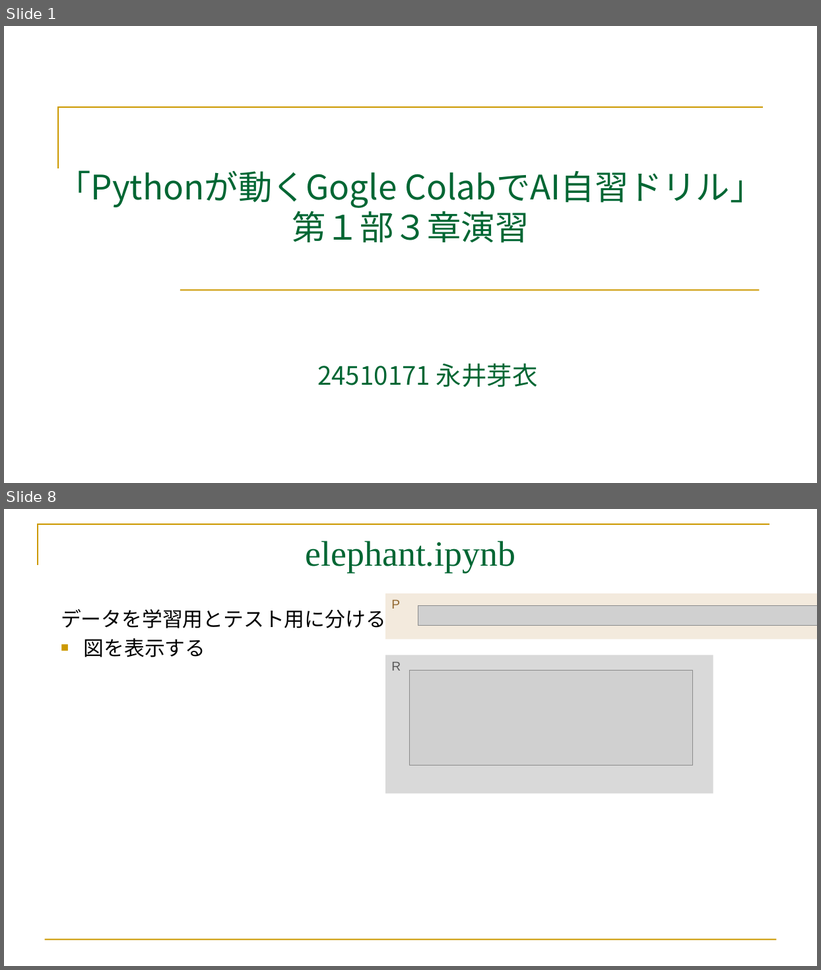
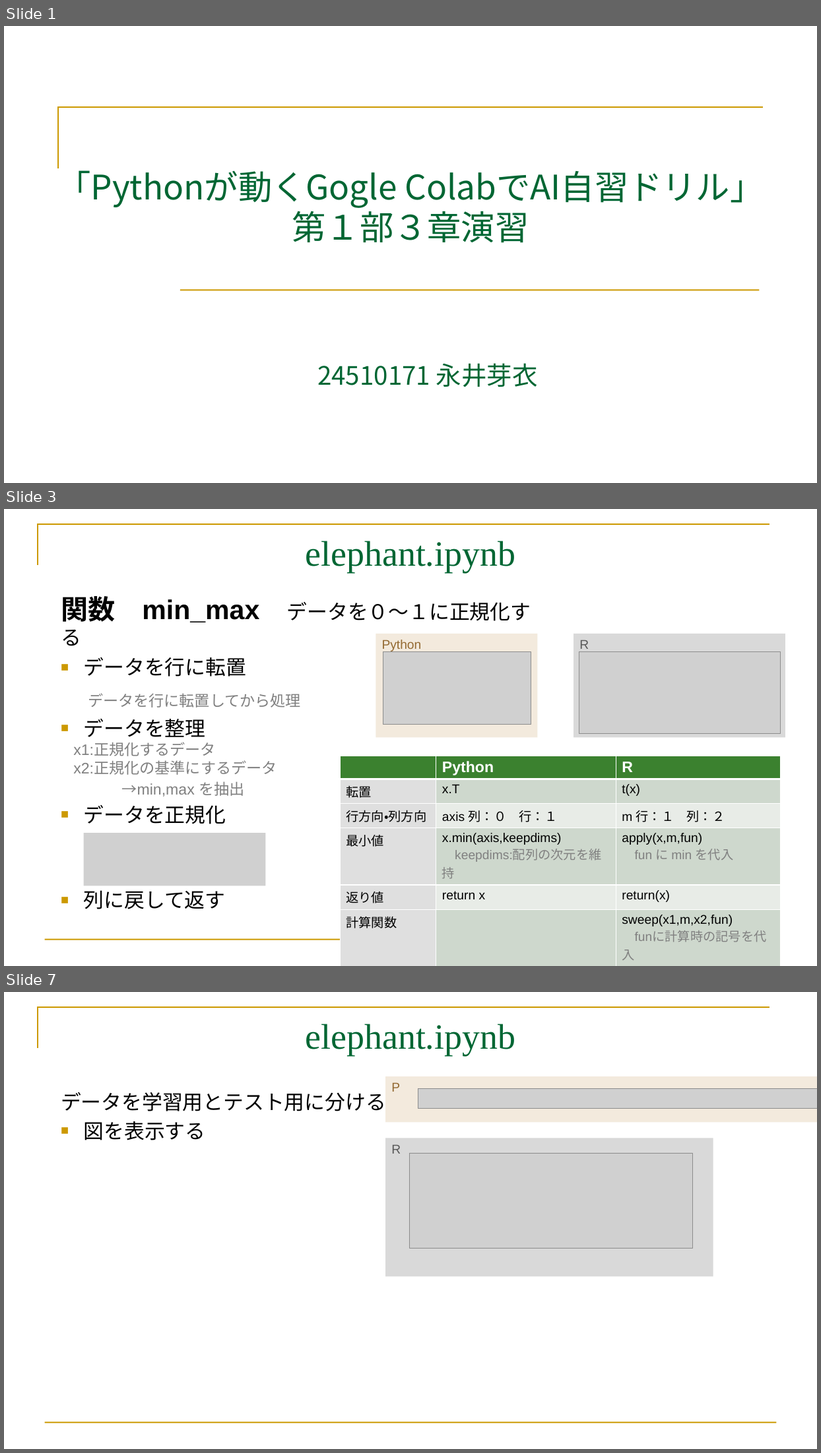
Before and after one commit to mei-517/GoogleColab, a slide deck: GoogleColab.part3.pptx. Shown one above the other, each under a label of ours: slides 1 and 8 before the commit, slides 1, 3 and 7 after it; the slides between them are not shown. The pictures are 821x970 and 821x1453 pixels, drawn with LibreOffice and Linux fonts; fonts in the diff are those of the drawing; grey boxes stand for pictures. Boxes give left, top, right and bottom in pixels: in the first picture for what was removed or moved away, otherwise in the second. Text is boxed around its words. In the diff, an @@ line names an element or a change of style, - is before the commit and + after.

```diff
--- a/GoogleColab.part3.pptx
+++ b/GoogleColab.part3.pptx
@@ slide 3 added at (4, 509, 817, 966), background #FFFFFF; not listed: 2 template elements that a slide beside it also shows @@
@@ title added at (306, 541, 516, 573), 42 pt, text #006633 @@
+elephant.ipynb
@@ text added at (61, 596, 531, 623), 24 pt, text #000000 @@
+関数 min_max データを０～１に正規化する
@@ rectangle added at (376, 634, 538, 738), fill #F3EADD, 15 pt, text #946A32 @@
+Python
@@ rectangle added at (574, 634, 785, 738), fill #D9D9D9, 15 pt, text #595959 @@
+R
@@ text added at (73, 657, 301, 910), 18 pt, text #808080 @@
+■ データを行に転置
+データを行に転置してから処理
+■ データを整理
+x1:正規化するデータ
+x2:正規化の基準にするデータ
+→min,max を抽出
+■ データを正規化
+■ 列に戻して返す
@@ picture added at (384, 652, 531, 724) @@
@@ picture added at (580, 652, 781, 733) @@
@@ table added at (340, 756, 781, 931), 6 rows, 3 columns @@
+ | Python | R
+転置 | x.T | t(x)
+行方向・列方向 | axis 列：０ 行：１ | m 行：１ 列：２
+最小値 | x.min(axis,keepdims) / keepdims:配列の次元を維持 | apply(x,m,fun) / fun に min を代入
+返り値 | return x | return(x)
+計算関数 |  | sweep(x1,m,x2,fun) / funに計算時の記号を代入
@@ picture added at (84, 833, 265, 886) @@
@@ what was slide 8 is now slide 7 @@
```
Also in this commit, not shown: 2 slides changed, 4 other slides added, 4 slides removed, 7 other files.
